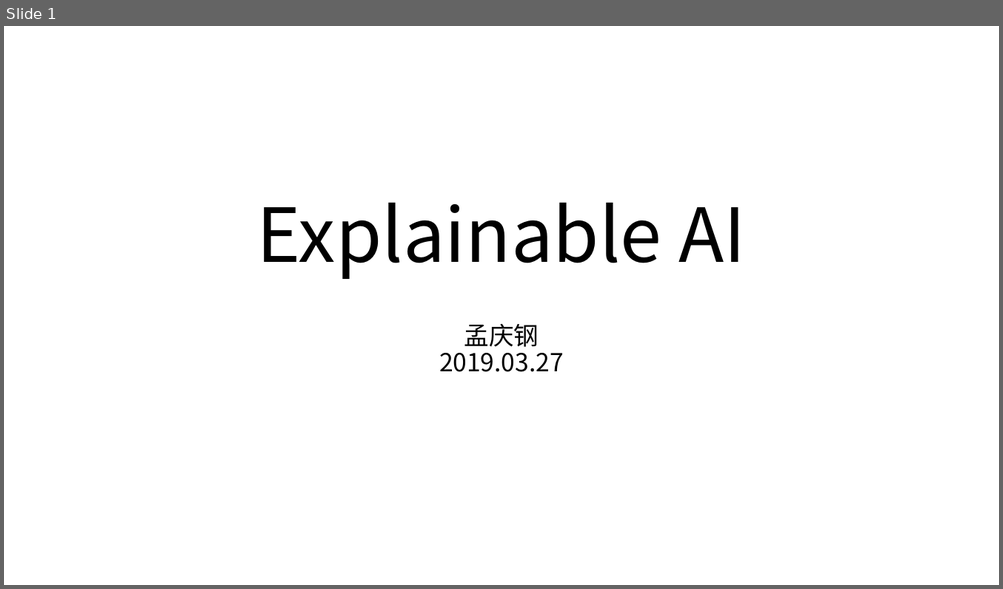
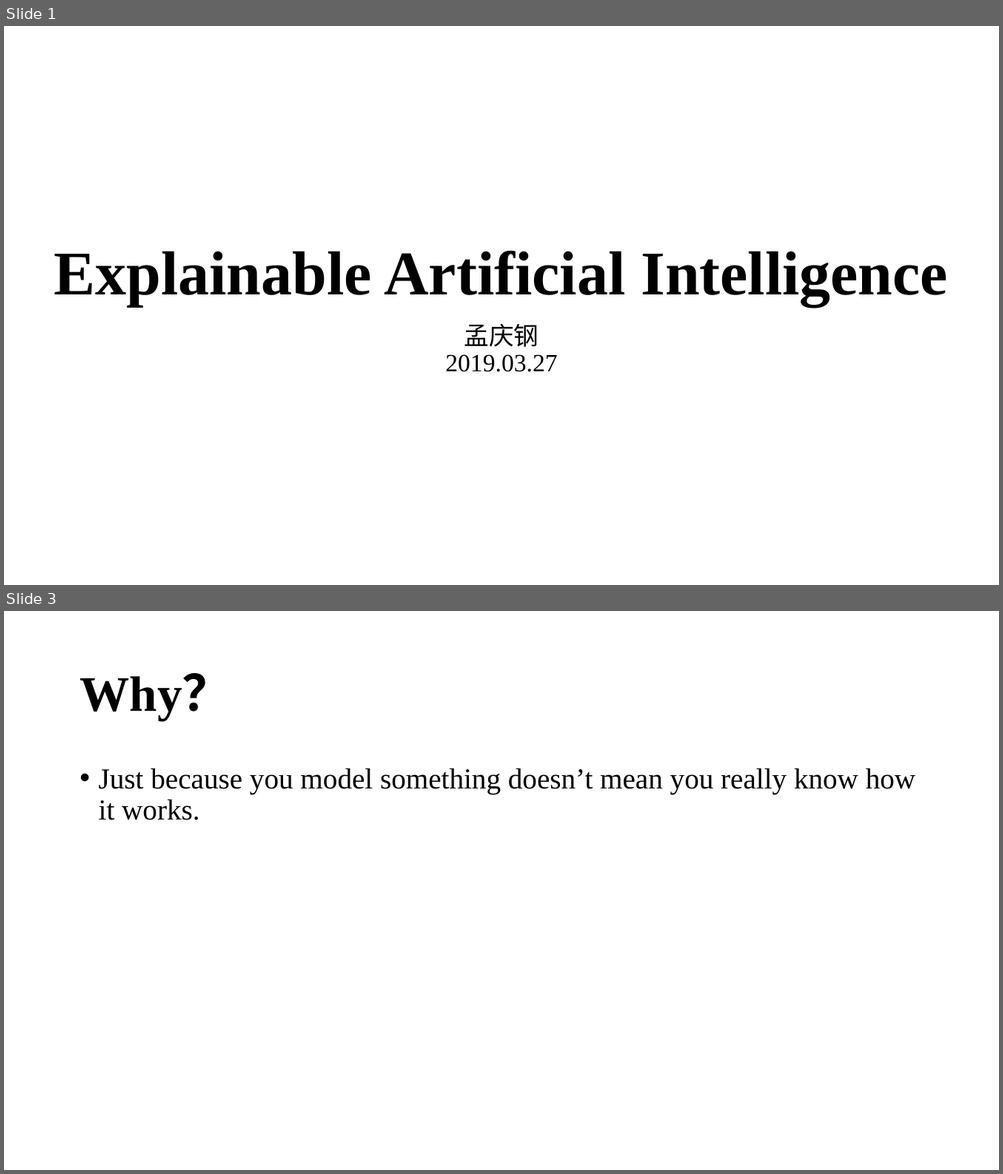
Before and after one commit to cloudspurs/klz, a slide deck: computer_science/ai/xai/xai.pptx. Shown one above the other, each under a label of ours: slide 1 before the commit, slides 1 and 3 after it; the slides between them are not shown. The pictures are 1003x589 and 1003x1174 pixels, drawn with LibreOffice and Linux fonts; fonts in the diff are those of the drawing. Boxes give left, top, right and bottom in pixels: in the first picture for what was removed or moved away, otherwise in the second. Text is boxed around its words. In the diff, an @@ line names an element or a change of style, - is before the commit and + after.

```diff
--- a/computer_science/ai/xai/xai.pptx
+++ b/computer_science/ai/xai/xai.pptx
@@ slide 3 added at (4,611,999,1170), background #FFFFFF @@
@@ title added at (79,673,231,720), 48 pt, text #000000, bold @@
+Why？
@@ text added at (99,768,915,820), 28 pt, text #000000 @@
+• Just because you model something doesn’t mean you really know how it works.
@@ slide 1 changed as well @@
@@ title at (54,251,948,306): text changed; size 72 to 60 pt; font Noto Sans CJK SC to Times New Roman; bold on @@
-Explainable AI
+Explainable Artificial Intelligence
@@ subtitle "孟庆钢 2019.03.27" at (445,324,557,372): font Noto Sans CJK SC to Times New Roman in "2019.03.27" @@
```
Also in this commit, not shown: 7 other slides changed, 3 other slides added, 1 slide removed, 11 other files.
